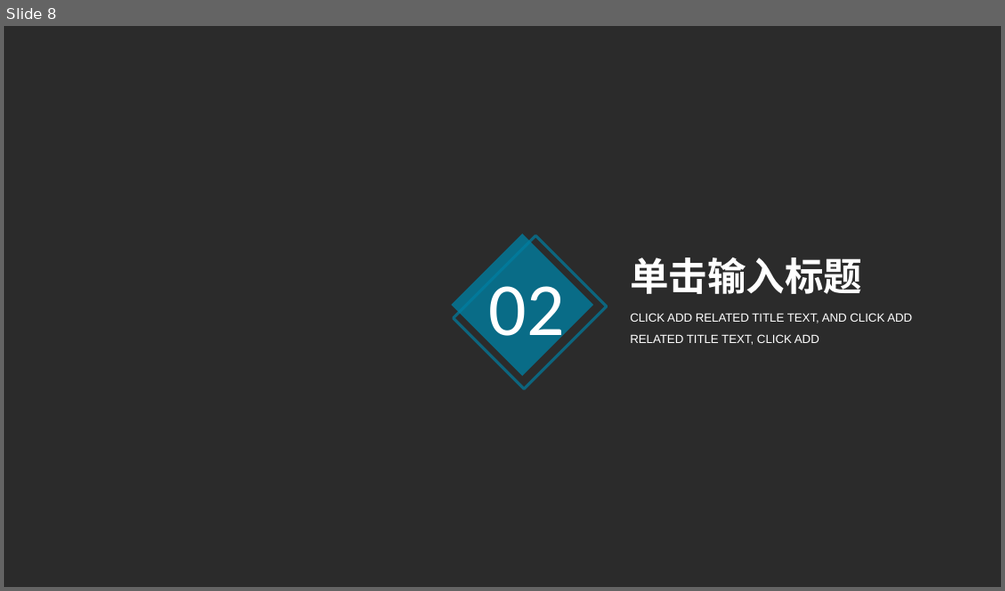
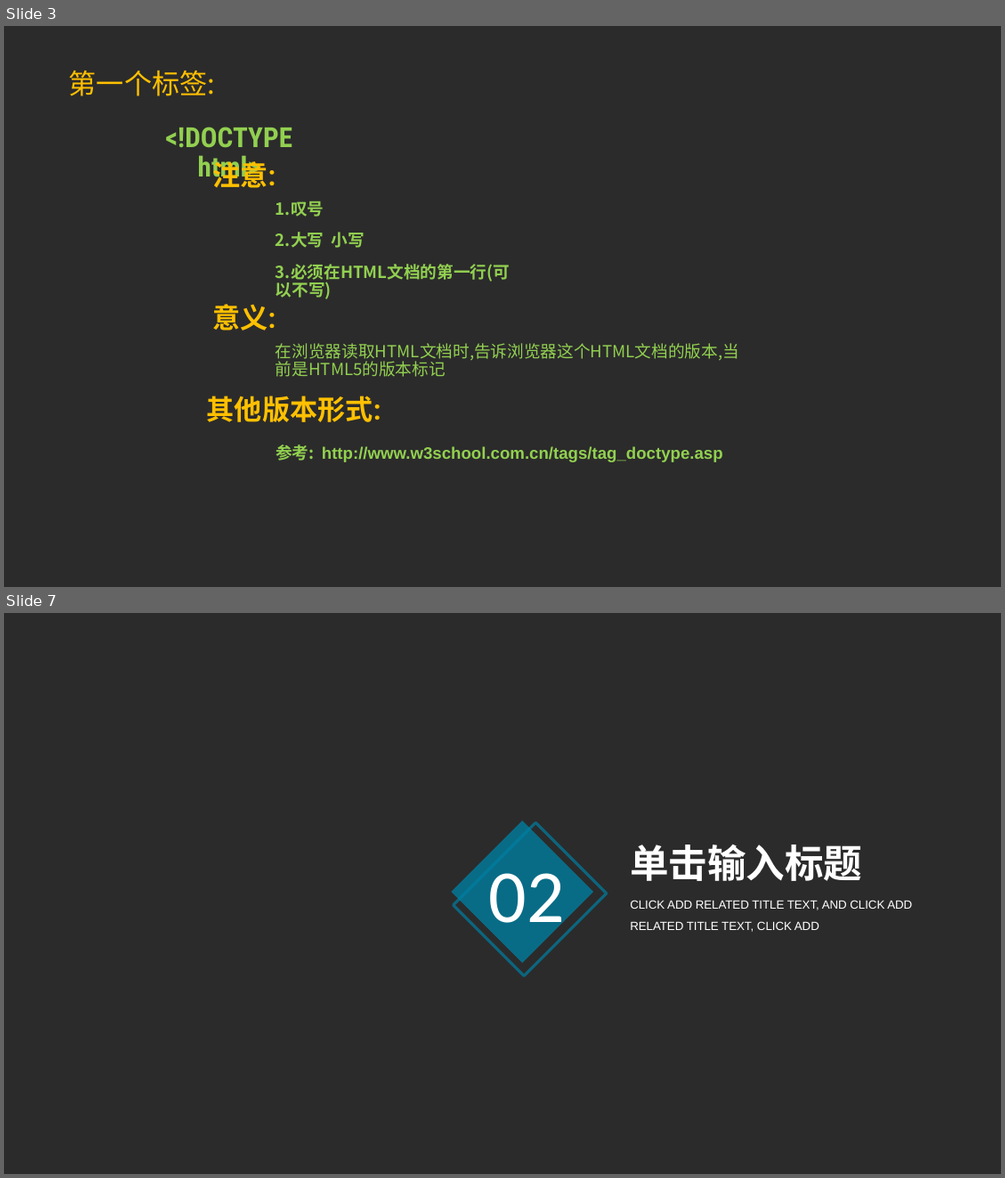
Before and after one commit to ppliu1987/chichool, a slide deck: html/class/lesson_two/AII.pptx. Shown one above the other, each under a label of ours: slide 8 before the commit, slides 3 and 7 after it; the slides between them are not shown. The pictures are 1005x591 and 1005x1178 pixels, drawn with LibreOffice and Linux fonts; fonts in the diff are those of the drawing; background and template pictures are left out; a plain dark background stands for a picture behind light text. Boxes give left, top, right and bottom in pixels: in the first picture for what was removed or moved away, otherwise in the second. Text is boxed around its words. In the diff, an @@ line names an element or a change of style, - is before the commit and + after.

```diff
--- a/html/class/lesson_two/AII.pptx
+++ b/html/class/lesson_two/AII.pptx
@@ slide 3 added at box(4, 26, 1001, 587), background picture (left out) @@
@@ text added at box(69, 70, 216, 96), 20 pt, text #FFC000 @@
+第一个标签:
@@ text added at box(165, 127, 292, 184), 20 pt, text #92D050, bold @@
+<!DOCTYPE html>
@@ text added at box(212, 157, 275, 188), 20 pt, text #FFC000, bold @@
+注意:
@@ text added at box(275, 201, 510, 299), 12 pt, text #92D050, bold @@
+1.叹号
+2.大写 小写
+3.必须在HTML文档的第一行(可以不写)
@@ text added at box(212, 304, 275, 330), 20 pt, text #FFC000, bold @@
+意义:
@@ text added at box(275, 343, 739, 377), 12 pt, text #92D050 @@
+在浏览器读取HTML文档时,告诉浏览器这个HTML文档的版本,当前是HTML5的版本标记
@@ text added at box(207, 395, 381, 422), 20 pt, text #FFC000, bold @@
+其他版本形式:
@@ text added at box(275, 444, 723, 462), 12 pt, text #92D050, bold @@
+参考: http://www.w3school.com.cn/tags/tag_doctype.asp
@@ what was slide 8 is now slide 7 @@
```
Also in this commit, not shown: 18 slides changed, 1 other slide added, 3 slides removed, 5 other files.
